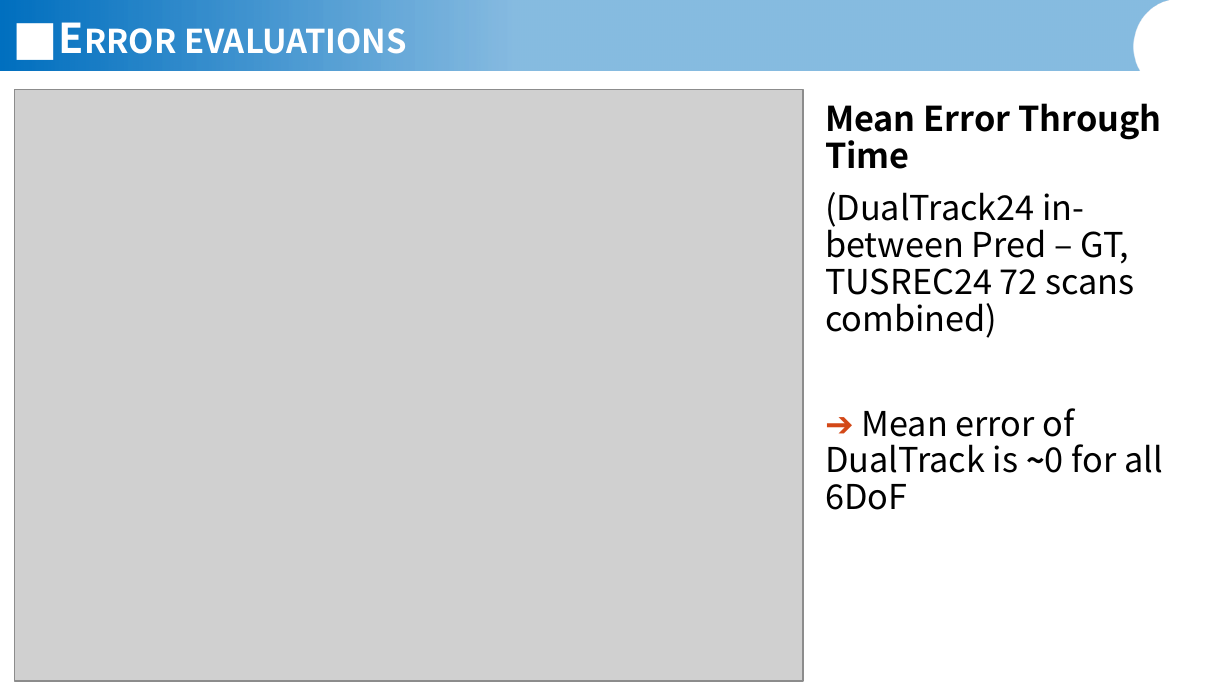
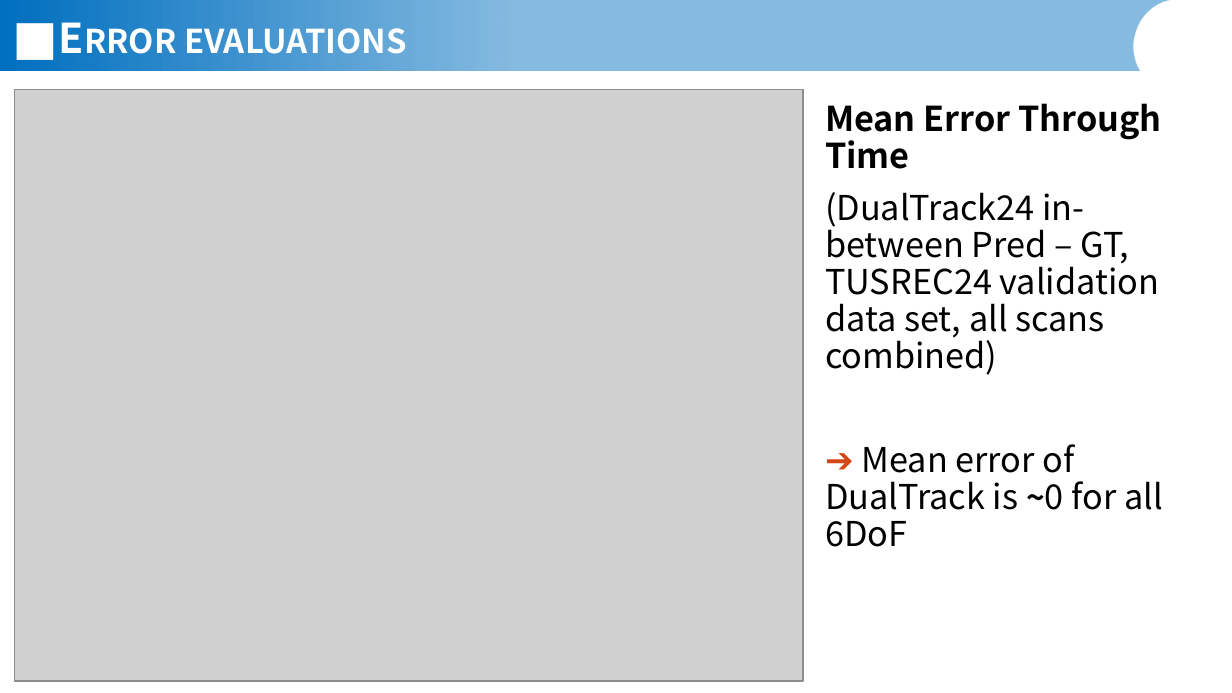
Before and after one commit to JannisIwate/DualTrack, a slide deck: slide 17 of documents/presentations/Jannis_Meyer_Presentation_06_07_2026_extended.pptx (slide 16 before the commit). Drawn at 1232x693 pixels with LibreOffice and Linux fonts; fonts in the diff are those of the drawing; grey boxes stand for pictures; background and template pictures are left out. Boxes give left, top, right and bottom in pixels: in the first picture for what was removed or moved away, otherwise in the second. Text is boxed around its words. In the diff, an @@ line names an element or a change of style, - is before the commit and + after.

```diff
--- a/documents/presentations/Jannis_Meyer_Presentation_06_07_2026_extended.pptx
+++ b/documents/presentations/Jannis_Meyer_Presentation_06_07_2026_extended.pptx
@@ text at <box>825,192,1160,375</box>: text changed @@
-(DualTrack24 in-between Pred – GT, TUSREC24 72 scans combined)
+(DualTrack24 in-between Pred – GT, TUSREC24 validation data set, all scans combined)
```
Also in this commit, not shown: 6 other slides changed, 1 slide added.
